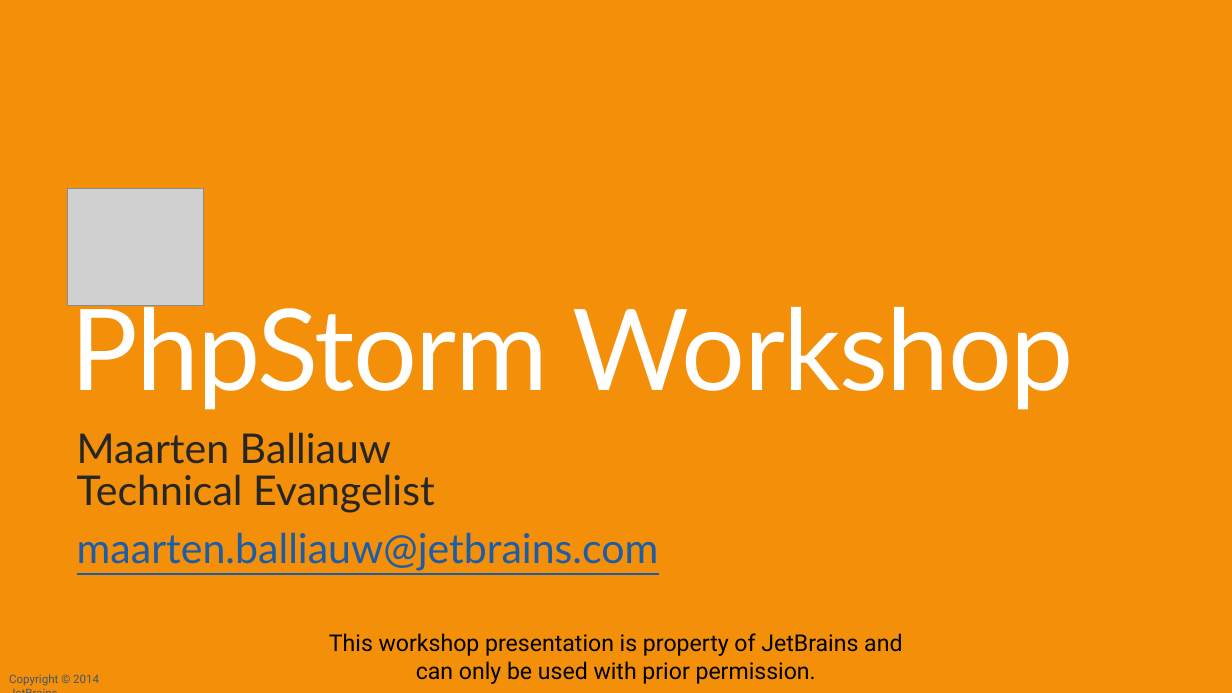
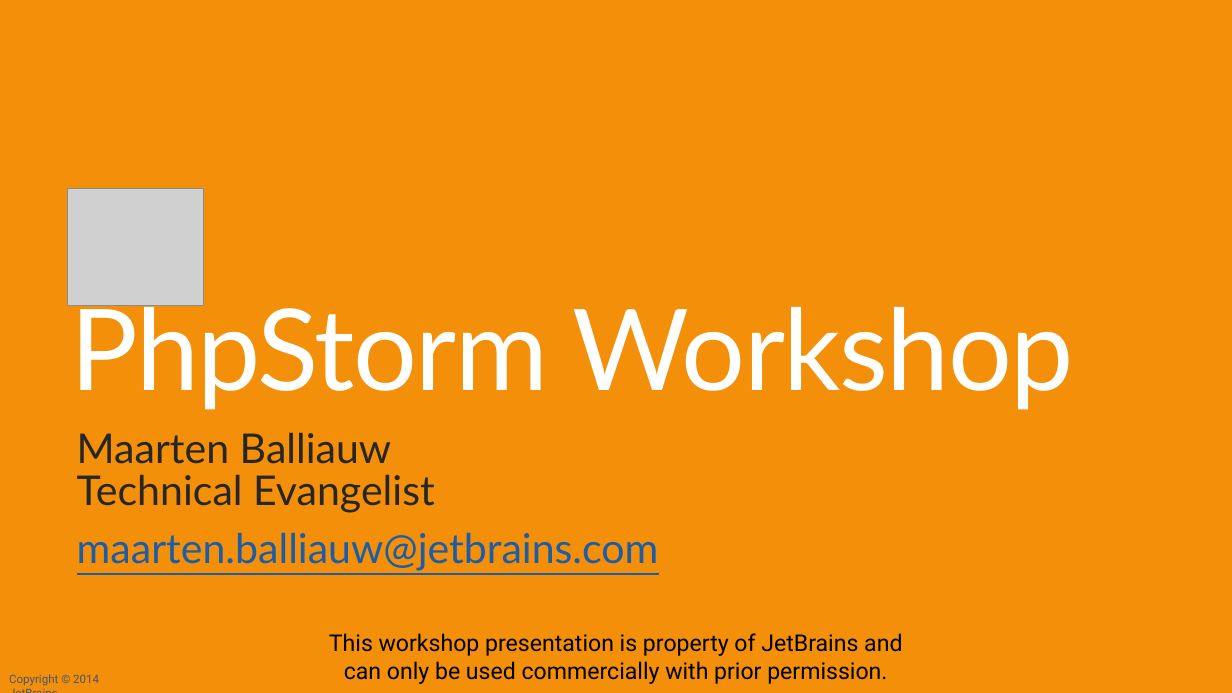
Before and after one commit to JetBrains/phpstorm-workshop, a slide deck: slide 1 of PhpStorm Workshop.pptx. Drawn at 1232x693 pixels with LibreOffice and Linux fonts; fonts in the diff are those of the drawing; grey boxes stand for pictures; background and template pictures are left out. Boxes give left, top, right and bottom in pixels: in the first picture for what was removed or moved away, otherwise in the second. Text is boxed around its words. In the diff, an @@ line names an element or a change of style, - is before the commit and + after.

```diff
--- a/PhpStorm Workshop.pptx
+++ b/PhpStorm Workshop.pptx
@@ text at (x1=329, y1=633, x2=902, y2=684): text changed @@
-This workshop presentation is property of JetBrains and can only be used with prior permission.
+This workshop presentation is property of JetBrains and can only be used commercially with prior permission.
```
Also in this commit, not shown: 14 other slides changed, 5 slides added, 2 slides removed, 1 other file.
